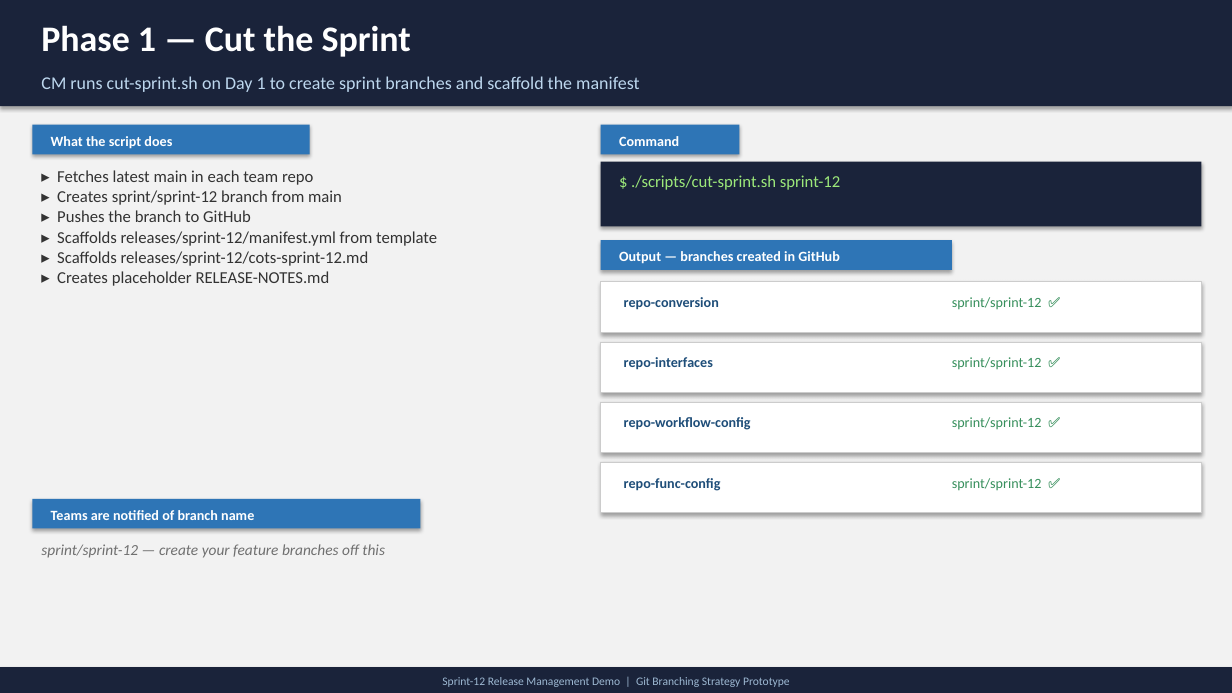
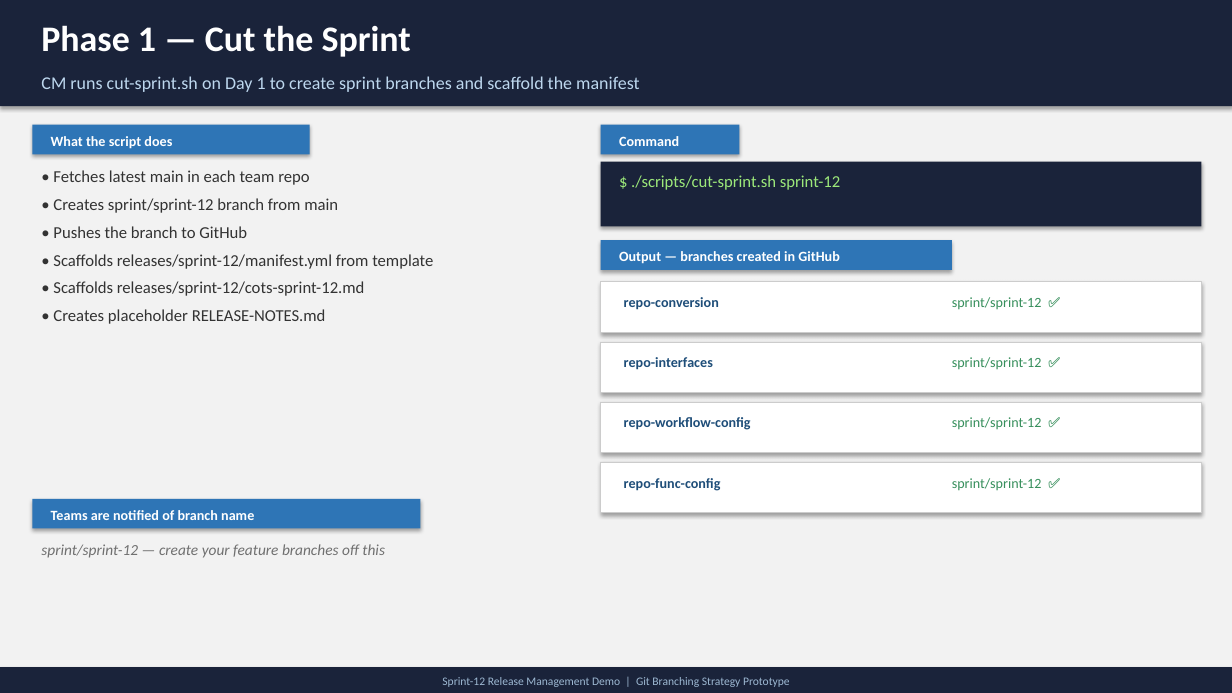
Before and after one commit to satishreddy13/repo-release-manifest, a slide deck: slide 4 of docs/sprint-12-demo.pptx. Drawn at 1232x693 pixels with LibreOffice and Linux fonts; fonts in the diff are those of the drawing. Boxes give left, top, right and bottom in pixels: in the first picture for what was removed or moved away, otherwise in the second. Text is boxed around its words. In the diff, an @@ line names an element or a change of style, - is before the commit and + after.

```diff
--- a/docs/sprint-12-demo.pptx
+++ b/docs/sprint-12-demo.pptx
@@ text at box(53, 170, 433, 324): text changed @@
-▸ Fetches latest main in each team repo
-▸ Creates sprint/sprint-12 branch from main
-▸ Pushes the branch to GitHub
-▸ Scaffolds releases/sprint-12/manifest.yml from template
-▸ Scaffolds releases/sprint-12/cots-sprint-12.md
-▸ Creates placeholder RELEASE-NOTES.md
+• Fetches latest main in each team repo
+• Creates sprint/sprint-12 branch from main
+• Pushes the branch to GitHub
+• Scaffolds releases/sprint-12/manifest.yml from template
+• Scaffolds releases/sprint-12/cots-sprint-12.md
+• Creates placeholder RELEASE-NOTES.md
```
Also in this commit, not shown: 4 other slides changed, 13 other files.
